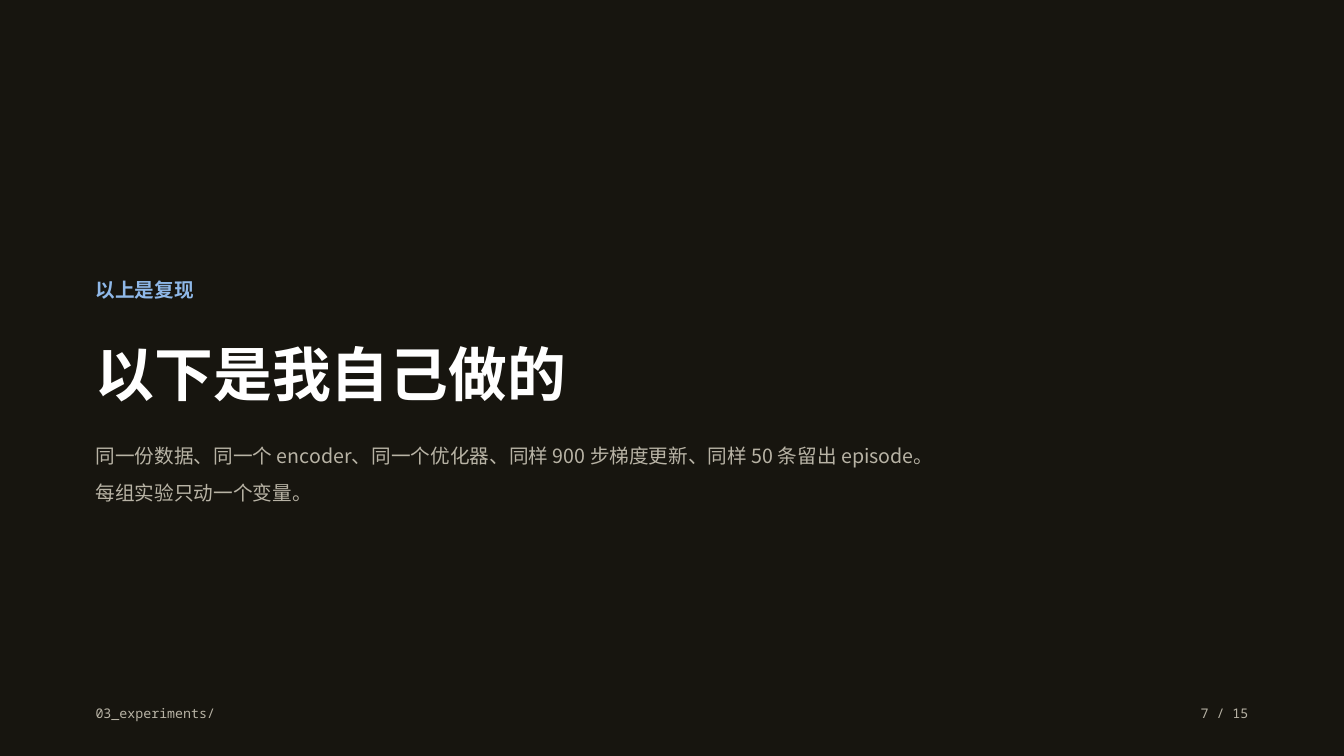
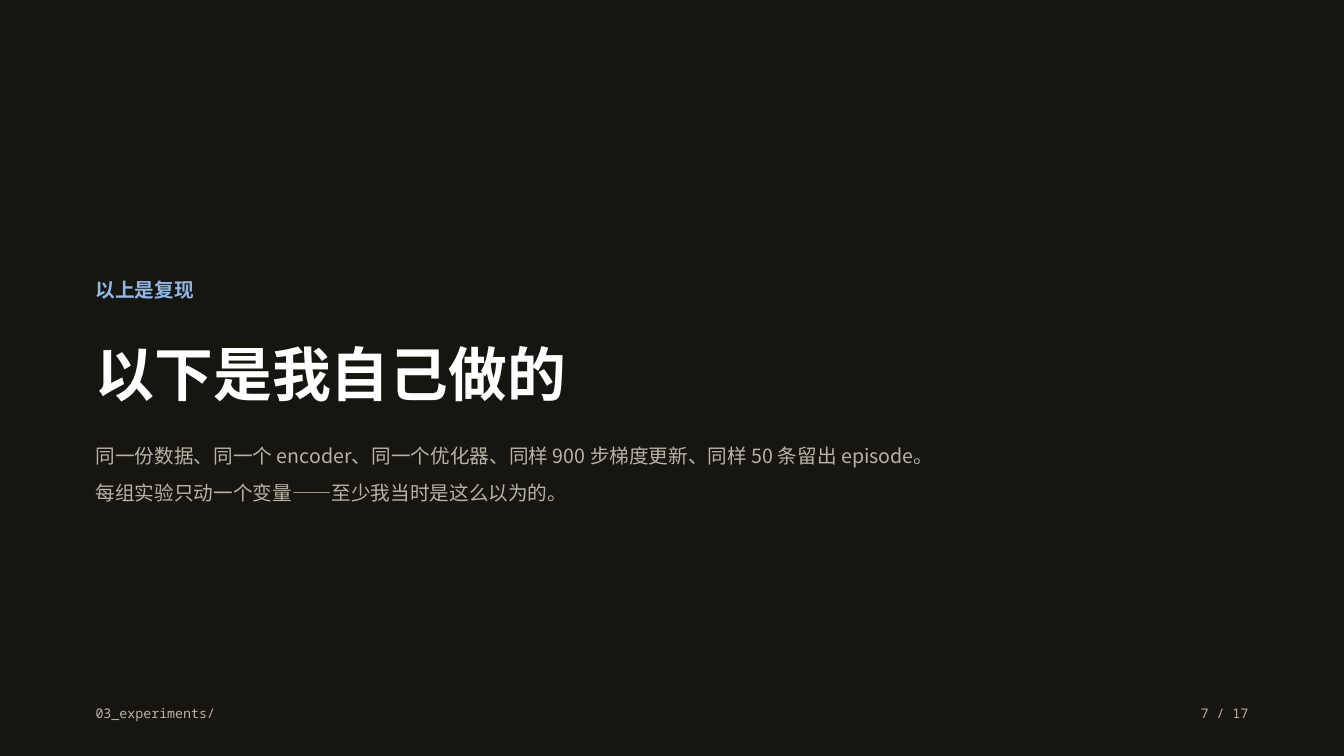
Before and after one commit to ZephyrFinn/world-models-study, a slide deck: slide 7 of slides/世界模型的两条路线.pptx. Drawn at 1344x756 pixels with LibreOffice and Linux fonts; fonts in the diff are those of the drawing. Boxes give left, top, right and bottom in pixels: in the first picture for what was removed or moved away, otherwise in the second. Text is boxed around its words. In the diff, an @@ line names an element or a change of style, - is before the commit and + after.

```diff
--- a/slides/世界模型的两条路线.pptx
+++ b/slides/世界模型的两条路线.pptx
@@ text at [96, 483, 568, 502]: text changed @@
-每组实验只动一个变量。
+每组实验只动一个变量——至少我当时是这么以为的。
@@ text at [1201, 708, 1248, 718]: text changed @@
-7 / 15
+7 / 17
```
Also in this commit, not shown: 13 other slides changed, 3 slides added, 1 slide removed, 4 other files.
